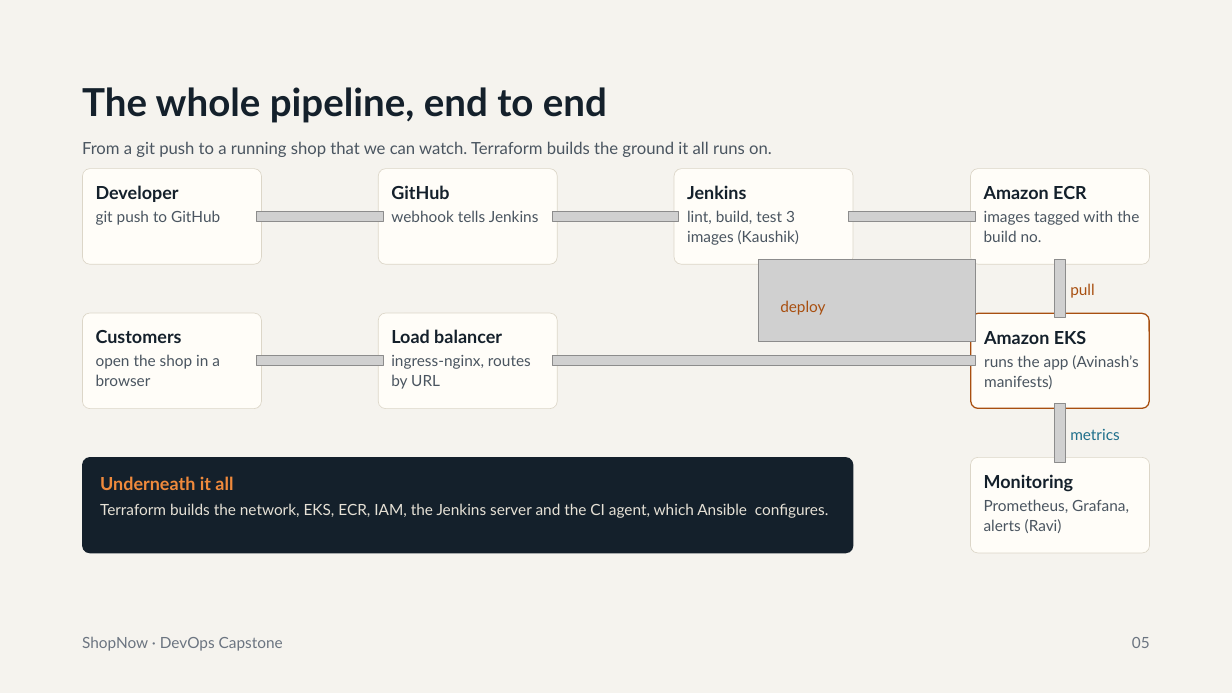
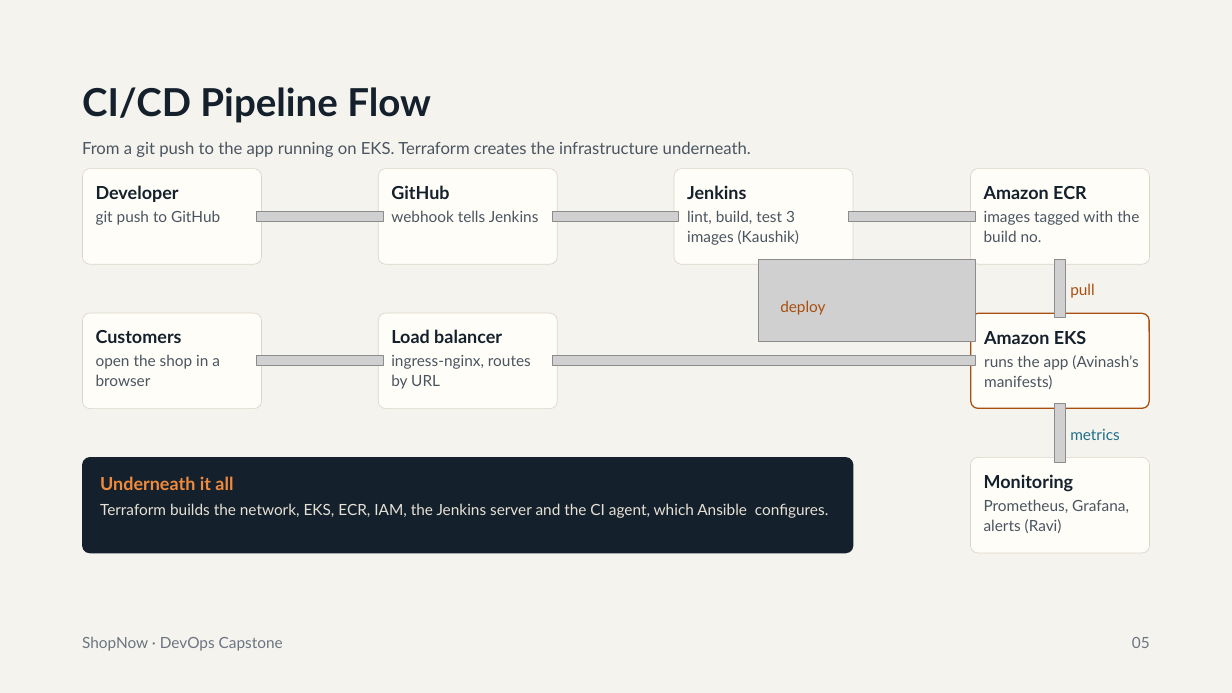
Before and after one commit to banalasusmitha/Capstone_Project-Web-Application-with-CI-CD-DevOps, a slide deck: slide 5 of final-delivery/ShopNow_DevOps_Capstone.pptx. Drawn at 1232x693 pixels with LibreOffice and Linux fonts; fonts in the diff are those of the drawing; grey boxes stand for pictures. Boxes give left, top, right and bottom in pixels: in the first picture for what was removed or moved away, otherwise in the second. Text is boxed around its words. In the diff, an @@ line names an element or a change of style, - is before the commit and + after.

```diff
--- a/final-delivery/ShopNow_DevOps_Capstone.pptx
+++ b/final-delivery/ShopNow_DevOps_Capstone.pptx
@@ title at <box>82,87,431,123</box>: text changed @@
-The whole pipeline, end to end
+CI/CD Pipeline Flow
@@ text at <box>82,141,751,157</box>: text changed @@
-From a git push to a running shop that we can watch. Terraform builds the ground it all runs on.
+From a git push to the app running on EKS. Terraform creates the infrastructure underneath.
```
Also in this commit, not shown: 23 other slides changed, 11 slides added, 3 slides removed, 1 other file.
